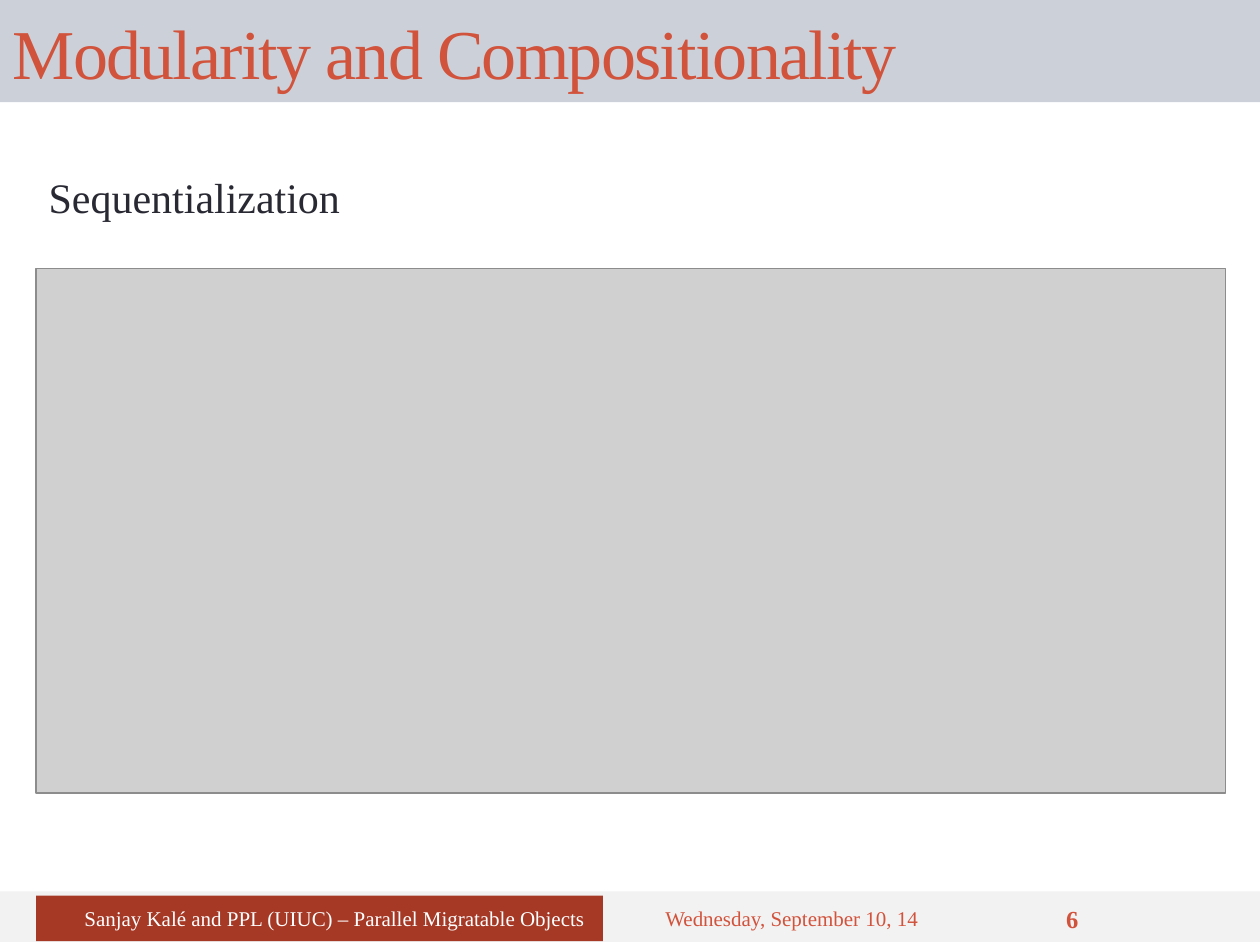
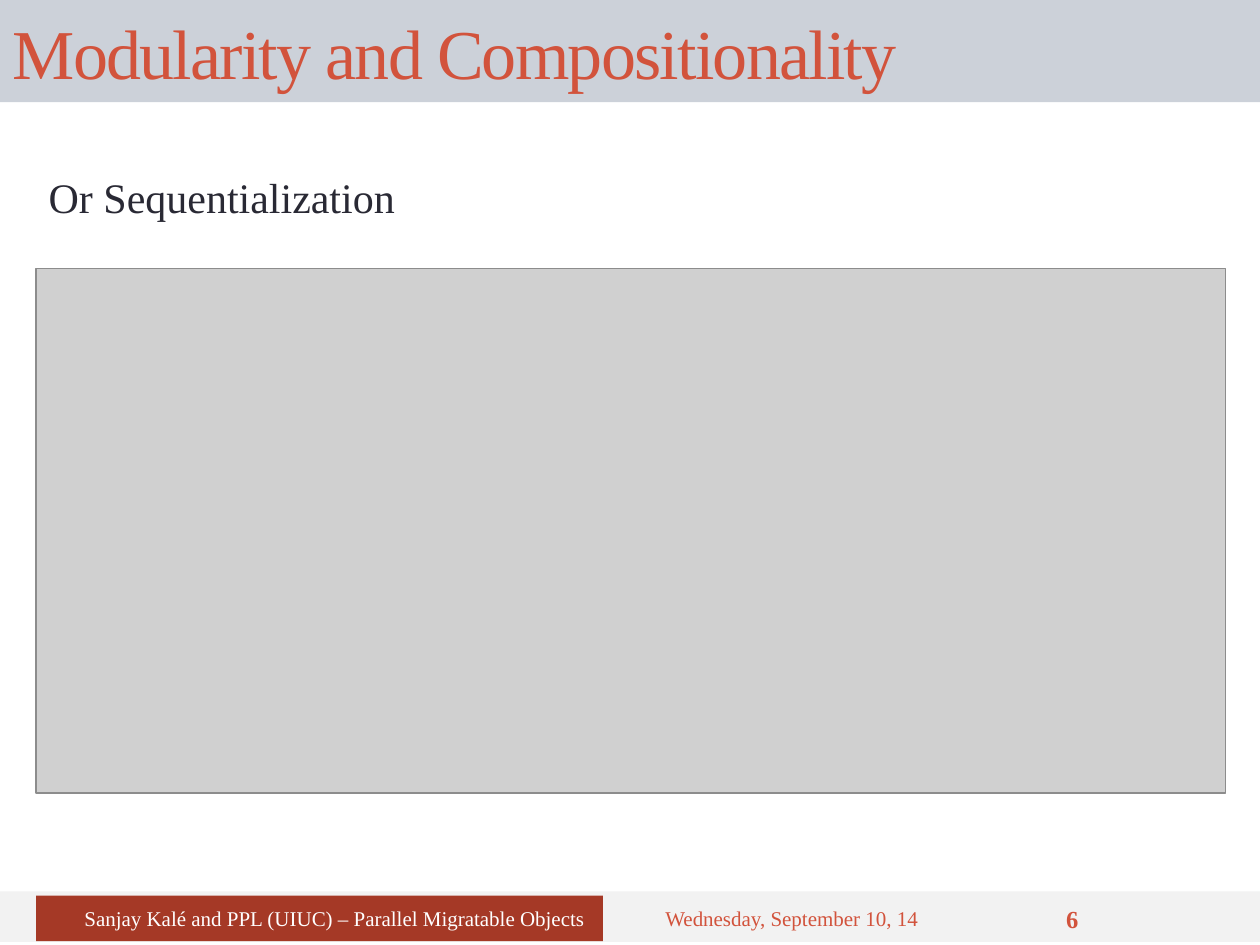
Before and after one commit to UIUC-PPL/charm_tutorial, a slide deck: slide 6 of tutorial-03-benefits.pptx. Drawn at 1260x945 pixels with LibreOffice and Linux fonts; fonts in the diff are those of the drawing; grey boxes stand for pictures. Boxes give left, top, right and bottom in pixels: in the first picture for what was removed or moved away, otherwise in the second. Text is boxed around its words. In the diff, an @@ line names an element or a change of style, - is before the commit and + after.

```diff
--- a/tutorial-03-benefits.pptx
+++ b/tutorial-03-benefits.pptx
@@ text at [49, 184, 394, 222]: text changed @@
-Sequentialization
+Or Sequentialization
```
Also in this commit, not shown: 4 other slides changed, 10 other files.
